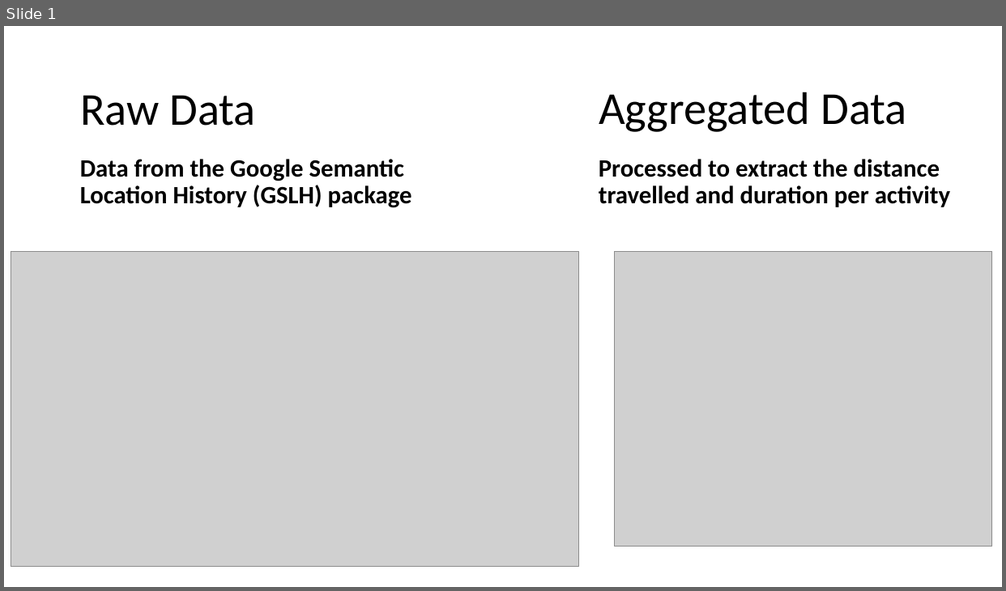
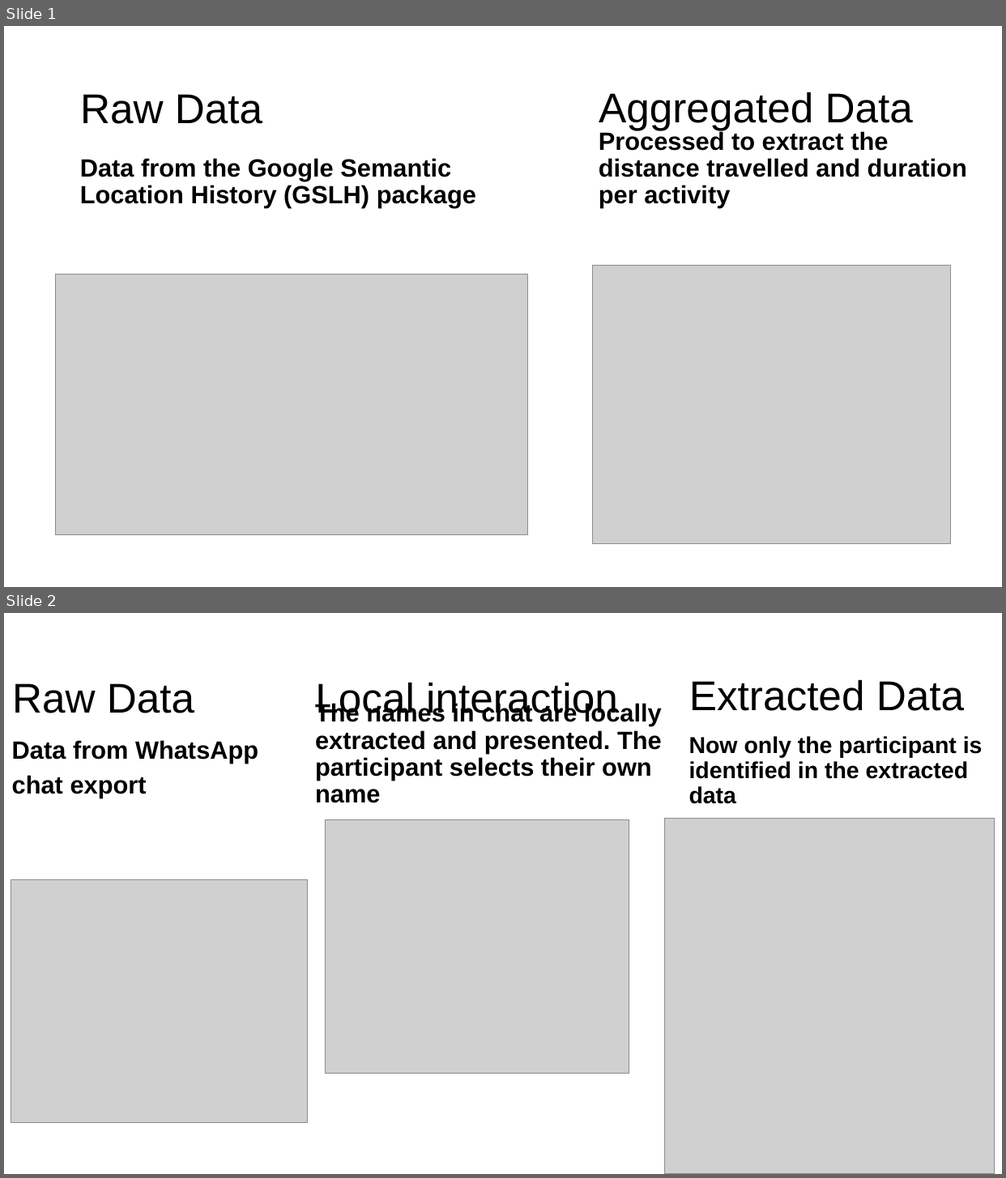
Before and after one commit to lauraboeschoten/D3I_JOSS_paper, a slide deck: GSLH_example.pptx. Shown one above the other, each under a label of ours: slide 1 before the commit, slides 1 and 2 after it. The pictures are 1006x591 and 1006x1178 pixels, drawn with LibreOffice and Linux fonts; fonts in the diff are those of the drawing; grey boxes stand for pictures. Boxes give left, top, right and bottom in pixels: in the first picture for what was removed or moved away, otherwise in the second. Text is boxed around its words. In the diff, an @@ line names an element or a change of style, - is before the commit and + after.

```diff
--- a/GSLH_example.pptx
+++ b/GSLH_example.pptx
@@ slide 2 added at (x1=4, y1=613, x2=1002, y2=1174), background #FFFFFF @@
@@ title added at (x1=12, y1=683, x2=194, y2=713), 40 pt, text #000000 @@
+Raw Data
@@ text added at (x1=315, y1=682, x2=618, y2=721), 40 pt, text #000000 @@
+Local interaction
@@ text added at (x1=689, y1=679, x2=964, y2=711), 40 pt, text #000000 @@
+Extracted Data
@@ text added at (x1=315, y1=702, x2=662, y2=803), 24 pt, text #000000, bold @@
+The names in chat are locally extracted and presented. The participant selects their own name
@@ text added at (x1=12, y1=740, x2=258, y2=798), 24 pt, text #000000, bold @@
+Data from WhatsApp
+chat export
@@ text added at (x1=689, y1=736, x2=982, y2=804), 22.2 pt, text #000000, bold @@
+Now only the participant is identified in the extracted data
@@ picture added at (x1=325, y1=820, x2=629, y2=1073) @@
@@ picture added at (x1=664, y1=818, x2=994, y2=1174) @@
@@ picture added at (x1=10, y1=880, x2=307, y2=1123) @@
@@ slide 1 changed as well @@
@@ title "Raw Data" at (x1=80, y1=94, x2=262, y2=124): size 44 to 40 pt, font Calibri to Arial @@
@@ text "Aggregated Data" at (x1=599, y1=92, x2=913, y2=130): size 44 to 40 pt, font Calibri to Arial @@
@@ text "Data from the Google Semantic ..." at (x1=80, y1=158, x2=476, y2=208): font Calibri to Arial @@
@@ text "Processed to extract the distance ..." at (x1=599, y1=131, x2=967, y2=208): font Calibri to Arial @@
@@ picture resized from (x1=615, y1=252, x2=992, y2=547) to (x1=593, y1=265, x2=951, y2=544) @@
@@ picture resized from (x1=10, y1=252, x2=579, y2=567) to (x1=56, y1=274, x2=527, y2=535) @@
```
Also in this commit, not shown: 7 other files.
